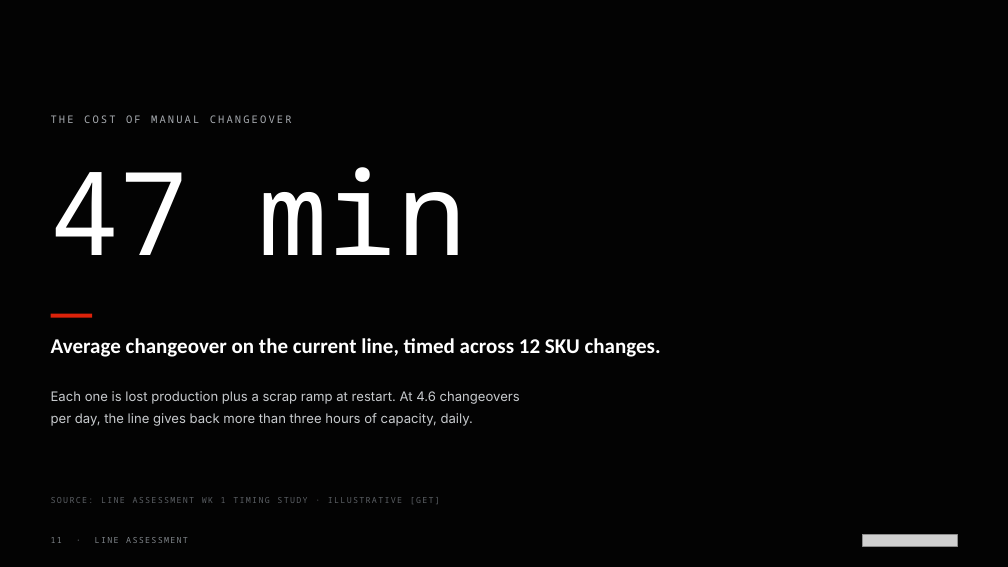
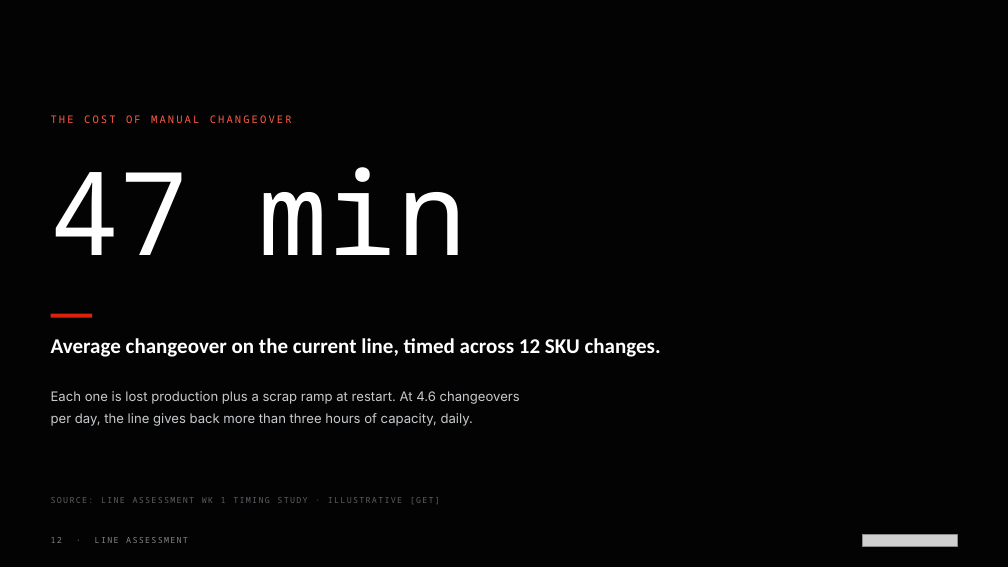
Before and after one commit to Harpak-ULMA-Packaging-LLC/harpak-ulma-deck-skill, a slide deck: slide 12 of assets/template/Harpak-ULMA-Deck-Template.pptx (slide 11 before the commit). Drawn at 1008x567 pixels with LibreOffice and Linux fonts; fonts in the diff are those of the drawing; grey boxes stand for pictures. Boxes give left, top, right and bottom in pixels: in the first picture for what was removed or moved away, otherwise in the second. Text is boxed around its words. In the diff, an @@ line names an element or a change of style, - is before the commit and + after.

```diff
--- a/assets/template/Harpak-ULMA-Deck-Template.pptx
+++ b/assets/template/Harpak-ULMA-Deck-Template.pptx
@@ text "THE COST OF MANUAL CHANGEOVER" at <box>51,115,292,123</box>: text colour #A7ABB0 to #FF5A46 @@
```
Also in this commit, not shown: 42 other slides changed, 2 slides added, 1 slide removed, 47 other files.
